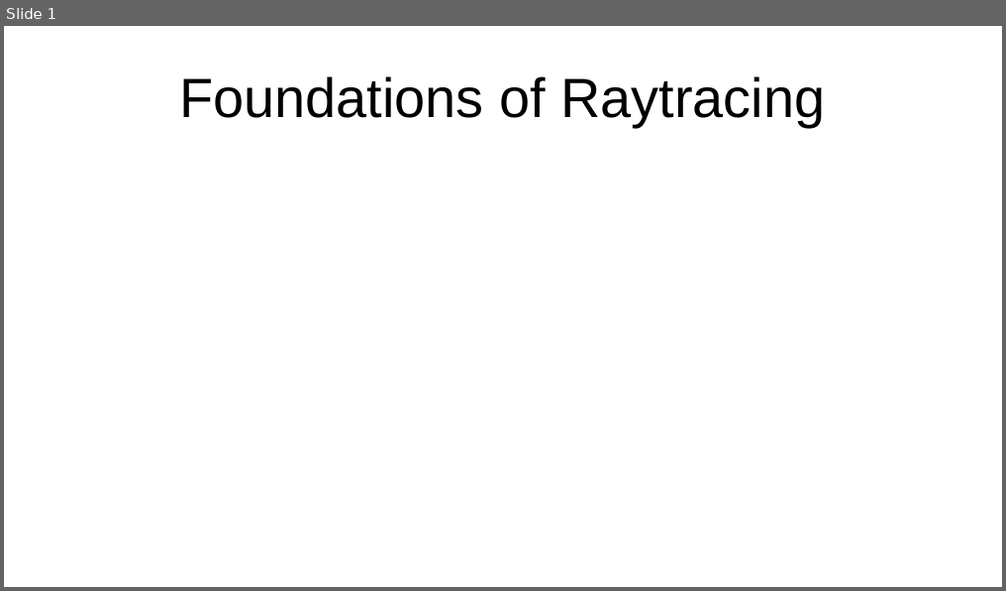
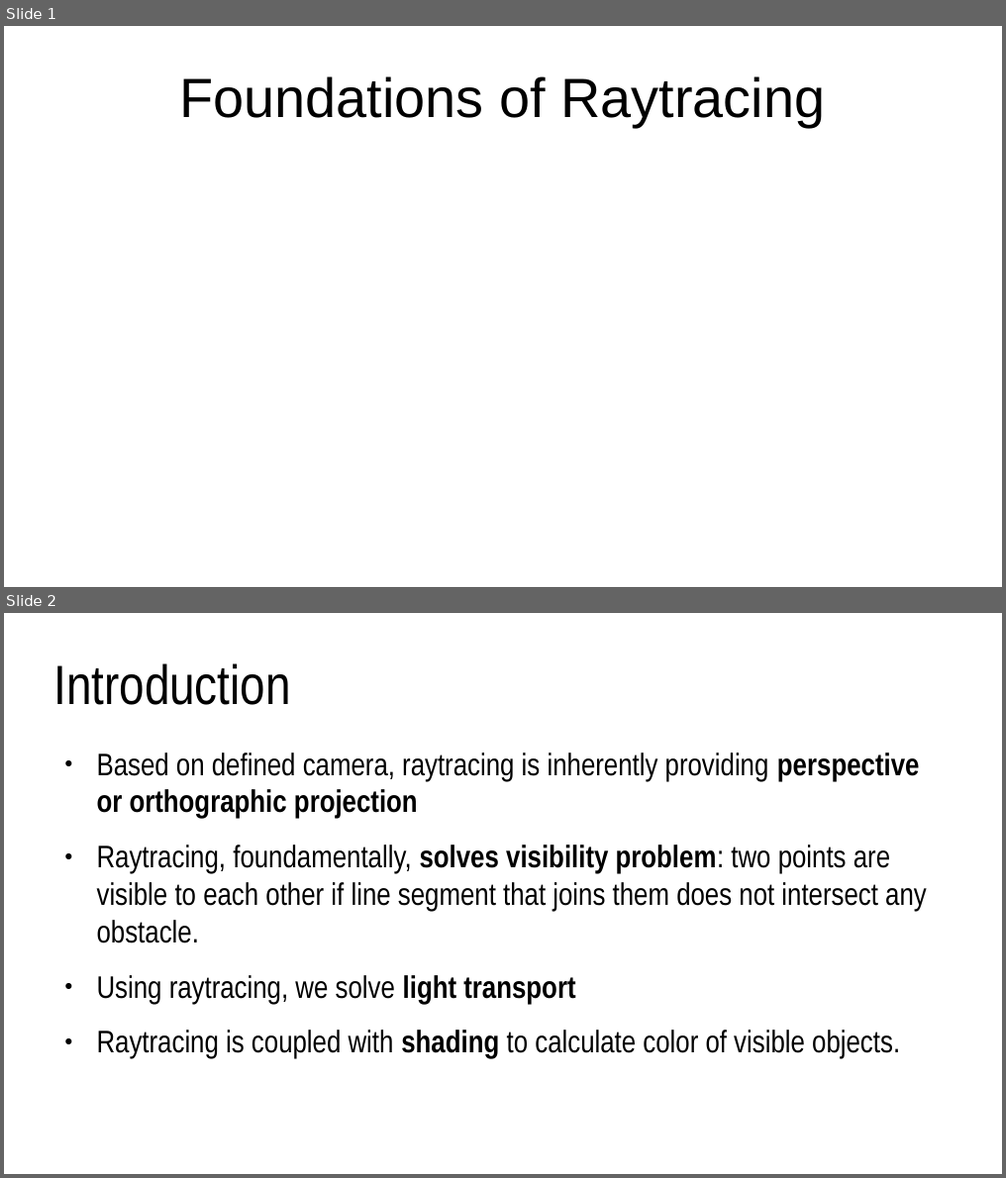
Before and after one commit to lorentzo/IntroductionToComputerGraphics, a slide deck: lectures/foundations_rendering/foundations_raytracing.odp. Shown one above the other, each under a label of ours: slide 1 before the commit, slides 1 and 2 after it. The pictures are 1006x591 and 1006x1178 pixels, drawn with LibreOffice and Linux fonts; fonts in the diff are those of the drawing. Boxes give left, top, right and bottom in pixels: in the first picture for what was removed or moved away, otherwise in the second. Text is boxed around its words. In the diff, an @@ line names an element or a change of style, - is before the commit and + after.

```diff
--- a/lectures/foundations_rendering/foundations_raytracing.odp
+++ b/lectures/foundations_rendering/foundations_raytracing.odp
@@ slide 2 added at [4, 613, 1002, 1174], background #FFFFFF @@
@@ title added at [54, 663, 290, 705], 44 pt, text #000000 @@
+Introduction
@@ text added at [97, 753, 927, 1059], 24.8 pt, text #000000 @@
+● Based on defined camera, raytracing is inherently providing perspective or orthographic projection
+● Raytracing, foundamentally, solves visibility problem: two points are visible to each other if line segment that joins them does not intersect any obstacle.
+● Using raytracing, we solve light transport
+● Raytracing is coupled with shading to calculate color of visible objects.
```
Also in this commit, not shown: 1 slide changed, 7 other slides added, 5 other files.
